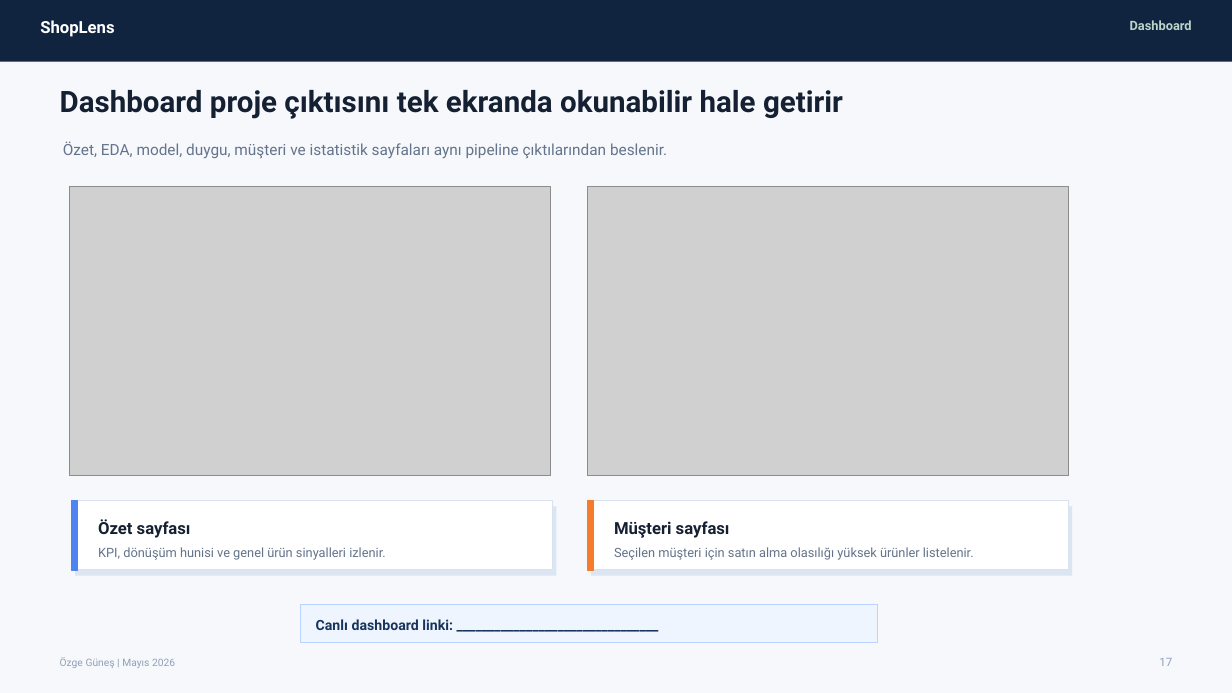
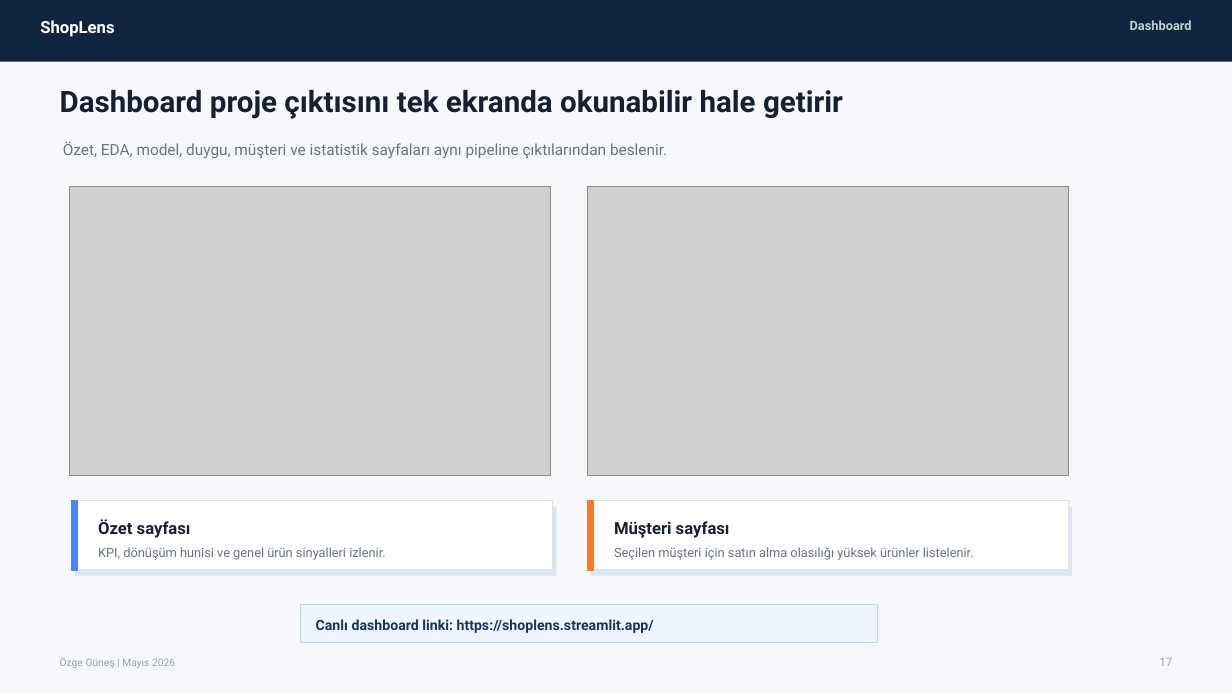
Before and after one commit to ozgunes91/ShopLens, a slide deck: slide 17 of ShopLens_Sunum_Final.pptx. Drawn at 1232x693 pixels with LibreOffice and Linux fonts; fonts in the diff are those of the drawing; grey boxes stand for pictures. Boxes give left, top, right and bottom in pixels: in the first picture for what was removed or moved away, otherwise in the second. Text is boxed around its words. In the diff, an @@ line names an element or a change of style, - is before the commit and + after.

Commit message:
Update presentation links and reporting text

```diff
--- a/ShopLens_Sunum_Final.pptx
+++ b/ShopLens_Sunum_Final.pptx
@@ text at (316,619,654,633): text changed @@
-Canlı dashboard linki: ________________________________
+Canlı dashboard linki: https://shoplens.streamlit.app/
```
Also in this commit, not shown: 2 other slides changed.
